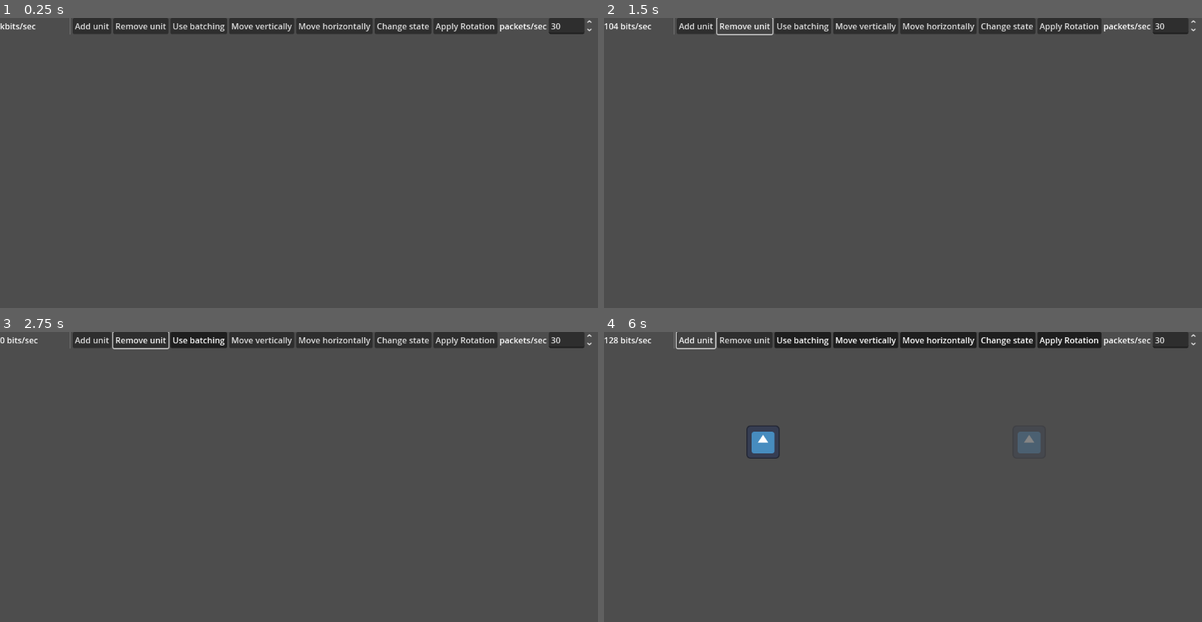
Above: before the commit, frames 1-4 (two rows, left to right).
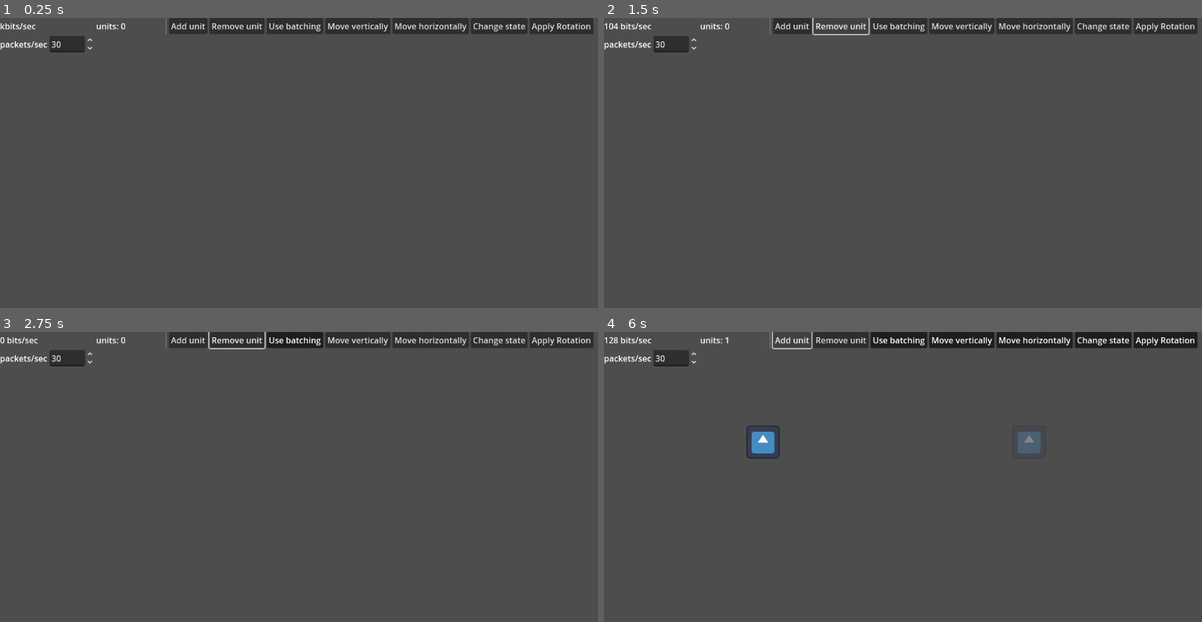
Above: after the commit, the same moments.

Repository: wowtamz/efficient-state-sync
Game: Godot game, scene res://2d/benchmark2d.tscn
The game is run twice, just before and just after one commit, with the same random seed, the same clock (stepped at 60 frames per second) and the same inputs. The engine's default icon, where the game draws it, is replaced by a stand-in: a white triangle on a blue panel in a dark square.
Inputs:
- Up to frame 1 (0.25 s): no input
- Up to frame 2 (1.5 s): click "Add unit" at 0.5 s; click "Remove unit" at 1.25 s
- Up to frame 3 (2.75 s): click "Use batching" at 2 s
- Up to frame 4 (6 s): click "Move vertically" at 2.75 s; click "Move horizontally" at 3.5 s; click "Change state" at 4.25 s; click "Apply Rotation" at 5 s; click "Add unit" at 5.75 s

The runs differ from the first frame. In frame 1, 2.6% of the frame differs, in the area x 0-100%, y 0-12%; in frame 2, 2.3%; in frame 3, 2.7%; in frame 4, 2.8%.

Commit message:
added unit count to benchmark2d gui

Diff:
--- a/2d/benchmark2d.tscn
+++ b/2d/benchmark2d.tscn
@@ -85,6 +85,7 @@
 func _process(delta: float) -> void:
 	process_state_sync(delta)
 	process_send_rate(delta)
+	$ui/units.text = \"units: %d\" % (id_counter)
 
 func process_state_sync(delta: float) -> void:
 	_send_rate_counter += delta
@@ -169,6 +170,11 @@
 layout_mode = 2
 text = "kbits/sec"
 
+[node name="units" type="Label" parent="ui"]
+custom_minimum_size = Vector2(128, 0)
+layout_mode = 2
+text = "units: 0"
+
 [node name="vsep" type="VSeparator" parent="ui"]
 layout_mode = 2
 size_flags_horizontal = 0
